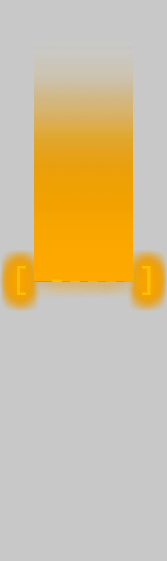
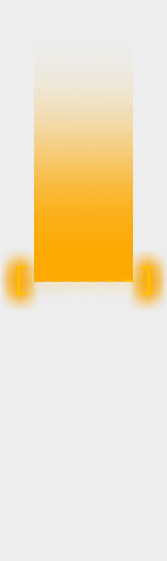
Layers edited between the first and the second 167px x 561px image:
removed group "LL-19@2x.png" (3 layers) over [0, 0, 167, 561]
removed layer "Color Fill 1 copy 19" (was 1%) from group "LL-19@2x.png" over [0, 0, 167, 561]
removed group "LL-18@2x.png" (3 layers) over [0, 0, 167, 561]
removed layer "Color Fill 1 copy 18" (was 1%) from group "LL-18@2x.png" over [0, 0, 167, 561]
removed group "LL-17@2x.png" (3 layers) over [0, 0, 167, 561]
removed layer "Color Fill 1 copy 17" (was 1%) from group "LL-17@2x.png" over [0, 0, 167, 561]
removed group "LL-16@2x.png" (3 layers) over [0, 0, 167, 561]
removed layer "Color Fill 1 copy 16" (was 1%) from group "LL-16@2x.png" over [0, 0, 167, 561]
removed group "LL-15@2x.png" (3 layers) over [0, 0, 167, 561]
removed layer "Color Fill 1 copy 15" (was 1%) from group "LL-15@2x.png" over [0, 0, 167, 561]
removed group "LL-14@2x.png" (3 layers) over [0, 0, 167, 561]
removed layer "Color Fill 1 copy 14" (was 1%) from group "LL-14@2x.png" over [0, 0, 167, 561]
removed group "LL-13@2x.png" (3 layers) over [0, 0, 167, 561]
removed layer "Color Fill 1 copy 13" (was 1%) from group "LL-13@2x.png" over [0, 0, 167, 561]
removed group "LL-12@2x.png" (3 layers) over [0, 0, 167, 561]
removed layer "Color Fill 1 copy 12" (was 1%) from group "LL-12@2x.png" over [0, 0, 167, 561]
removed group "LL-11@2x.png" (3 layers) over [0, 0, 167, 561]
removed layer "Color Fill 1 copy 11" (was 1%) from group "LL-11@2x.png" over [0, 0, 167, 561]
removed group "LL-9@2x.png" (3 layers) over [0, 0, 167, 561]
removed layer "Color Fill 1 copy 9" (was 1%) from group "LL-9@2x.png" over [0, 0, 167, 561]
removed group "LL-7@2x.png" (3 layers) over [0, 0, 167, 561]
removed layer "Color Fill 1 copy 7" (was 1%) from group "LL-7@2x.png" over [0, 0, 167, 561]
removed group "LL-5@2x.png" (3 layers) over [0, 0, 167, 561]
removed layer "Color Fill 1 copy 5" (was 1%) from group "LL-5@2x.png" over [0, 0, 167, 561]
…and 38 more changes (6 painted, 32 removed)
